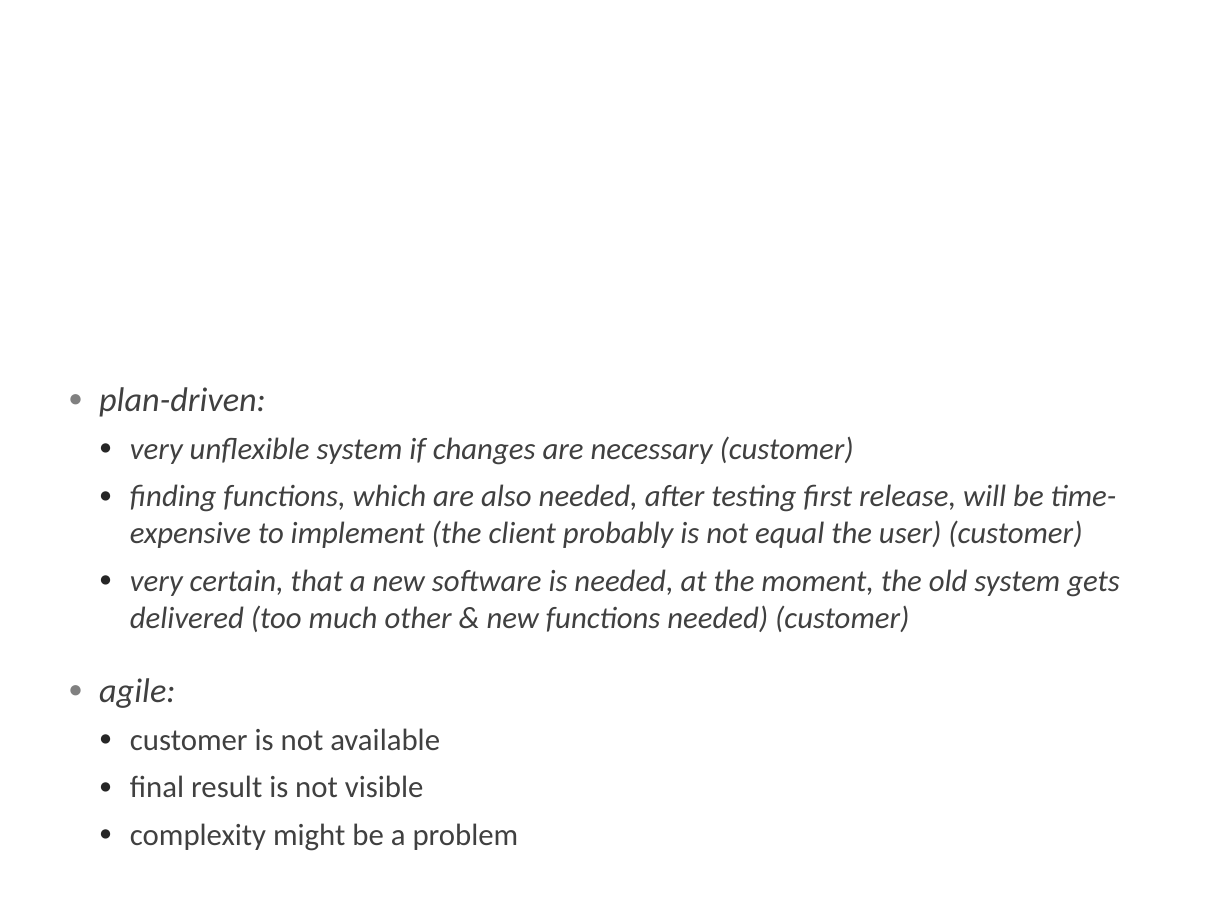
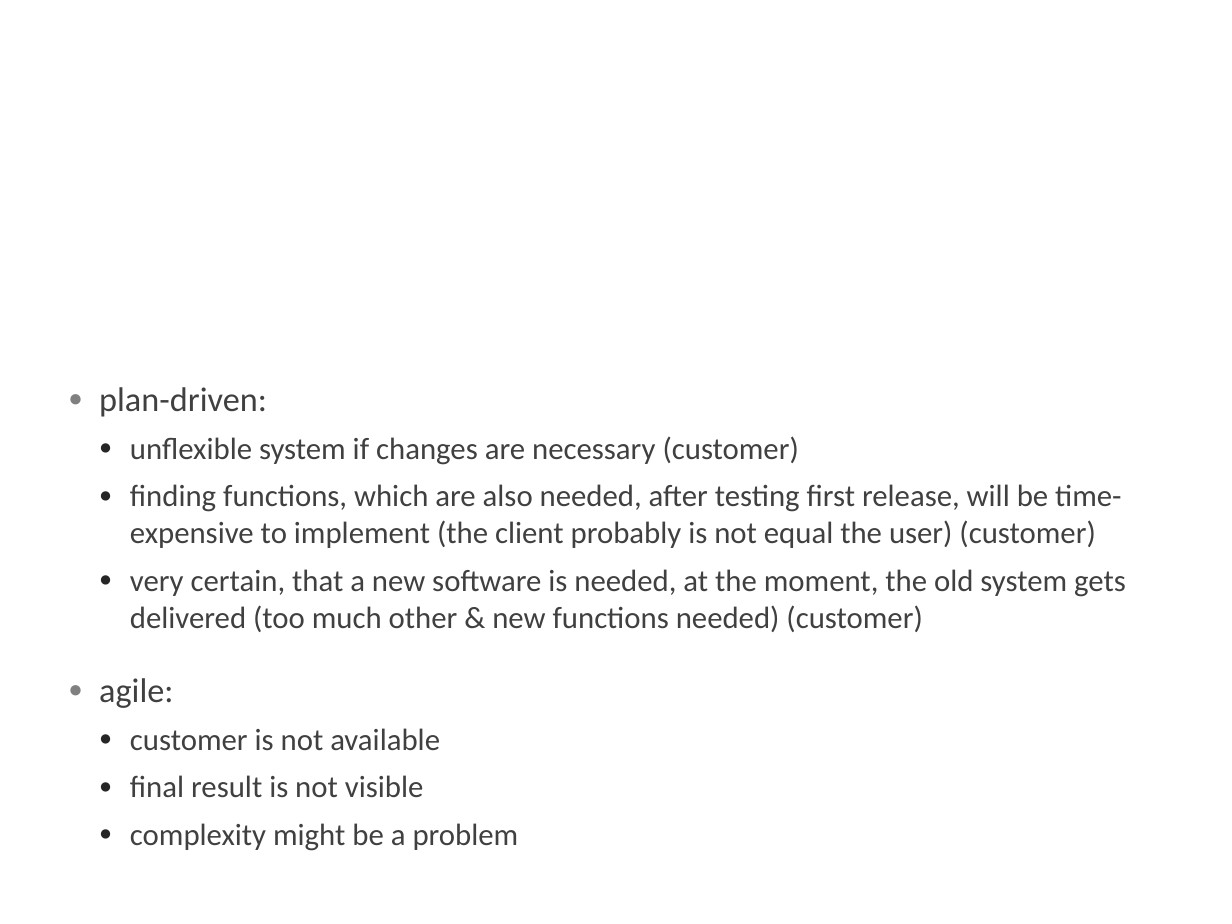
Before and after one commit to hirsp4/ch.bfh.btx8081.w2013.blue, a slide deck: slide 3 of ch.bfh.btx8081.w2013.blue/doc/task02/task02.pptx. Drawn at 1232x924 pixels with LibreOffice and Linux fonts; fonts in the diff are those of the drawing; background and template pictures are left out. Boxes give left, top, right and bottom in pixels: in the first picture for what was removed or moved away, otherwise in the second. Text is boxed around its words. In the diff, an @@ line names an element or a change of style, - is before the commit and + after.

```diff
--- a/ch.bfh.btx8081.w2013.blue/doc/task02/task02.pptx
+++ b/ch.bfh.btx8081.w2013.blue/doc/task02/task02.pptx
@@ text at (x1=130, y1=436, x2=799, y2=465): text changed; italic off @@
-  ● very unflexible system if changes are necessary (customer)
+  ● unflexible system if changes are necessary (customer)
@@ text at (x1=130, y1=484, x2=1126, y2=632): italic off in "plan-driven:", "finding functions, which are also needed, after ...", "very certain, that a new software is ...", "agile:" @@
```
Also in this commit, not shown: 1 other slide changed.
